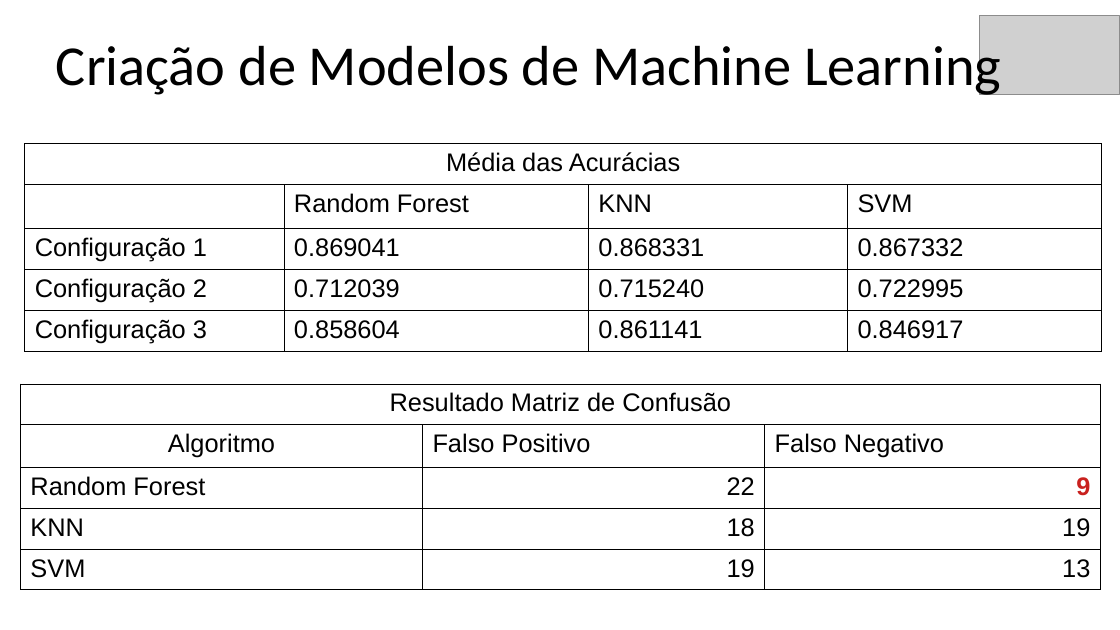
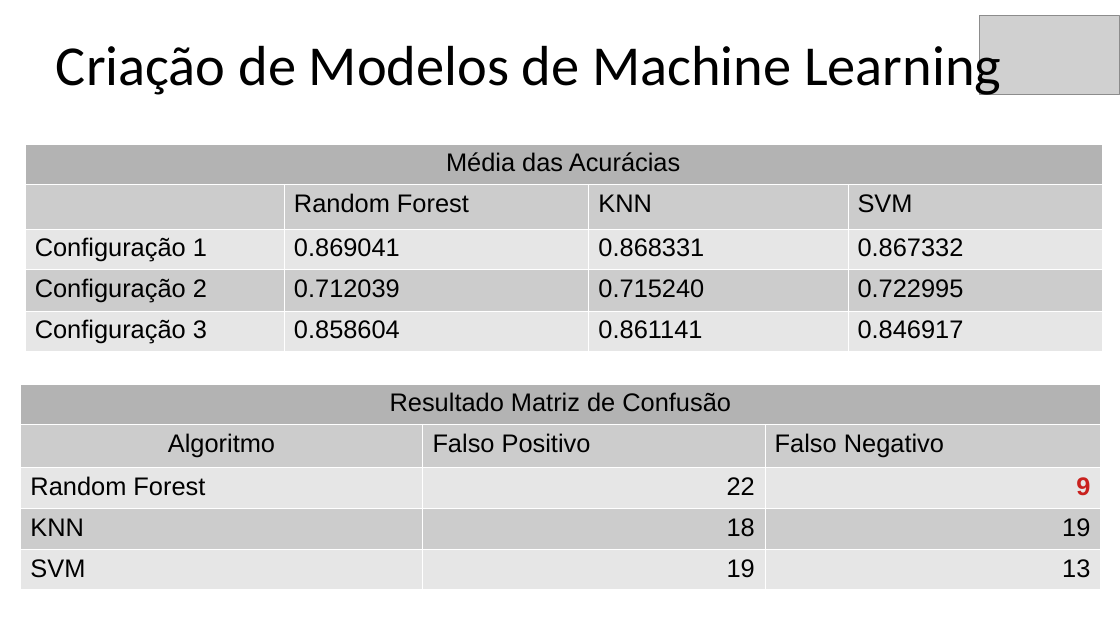
Before and after one commit to jrdutra/tcc_ciencia_de_dados_puc_minas, a slide deck: slide 14 of Apresentacao.odp (slide 13 before the commit). Drawn at 1120x630 pixels with LibreOffice and Linux fonts; fonts in the diff are those of the drawing; grey boxes stand for pictures. Boxes give left, top, right and bottom in pixels: in the first picture for what was removed or moved away, otherwise in the second. Text is boxed around its words. In the diff, an @@ line names an element or a change of style, - is before the commit and + after.

```diff
--- a/Apresentacao.odp
+++ b/Apresentacao.odp
@@ table at bbox=[24, 144, 1102, 348] @@
@@ fill none to #B3B3B3 in row 1, column 1 @@
@@ fill none to #CCCCCC in 7 cells @@
@@ fill none to #E6E6E6 in 8 cells @@
@@ borders changed @@
@@ table at bbox=[20, 384, 1101, 582] @@
@@ fill none to #B3B3B3 in row 1, column 1 @@
@@ fill none to #CCCCCC in 6 cells @@
@@ fill none to #E6E6E6 in 6 cells @@
@@ borders changed @@
```
Also in this commit, not shown: 2 other slides changed, 1 slide added, 1 other file.
